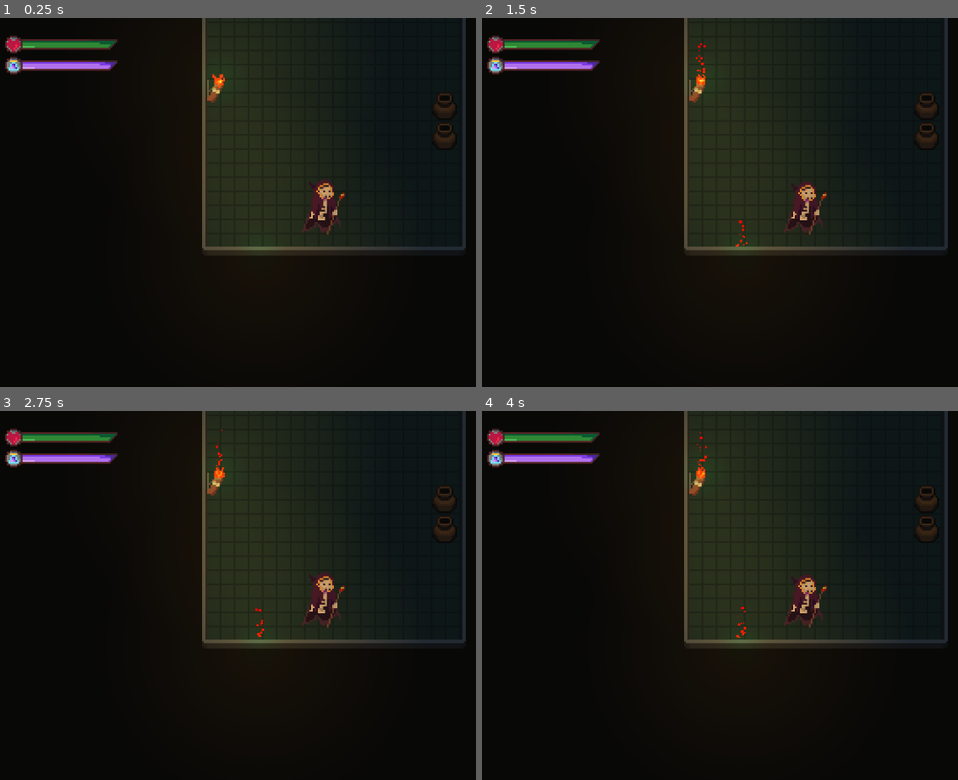
Above: before the commit, frames 1-4 (two rows, left to right).
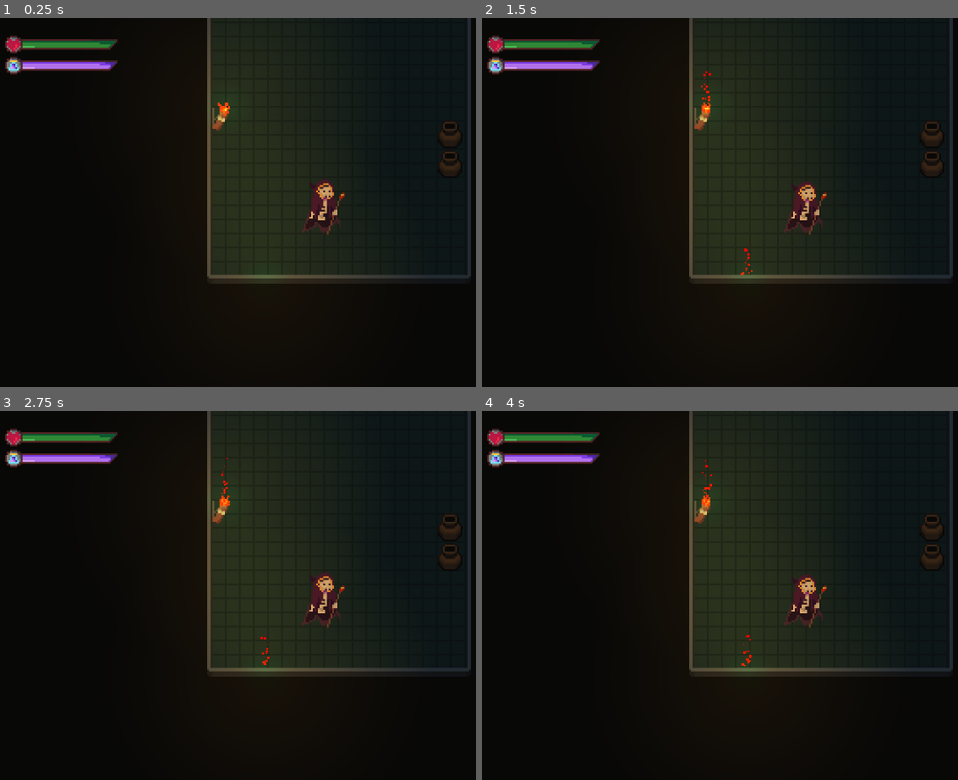
Above: after the commit, the same moments.

Repository: PercyGame/Necromancer-s-Quest-For-Power
Game: Godot game, scene res://map/the_awakening.tscn
The game is run twice, just before and just after one commit, with the same random seed, the same clock (stepped at 60 frames per second) and the same inputs. This scene is started directly instead of the project's main scene. The engine's default icon, where the game draws it, is replaced by a stand-in: a white triangle on a blue panel in a dark square.
Inputs:
- Up to frame 1 (0.25 s): no input
- Up to frame 2 (1.5 s): tap Enter at 0.5 s
- Up to frame 3 (2.75 s): no input
- Up to frame 4 (4 s): no input

The runs differ from the first frame. In frame 1, 5.2% of the frame differs, in the area x 42-99%, y 0-73%; in frame 2, 5.3%; in frame 3, 5.3%; in frame 4, 5.3%.

Commit message:
Update the_awakening.tscn

Diff:
--- a/map/the_awakening.tscn
+++ b/map/the_awakening.tscn
@@ -56,7 +56,7 @@
 position = Vector2(-56, 54)
 
 [node name="Player" parent="." instance=ExtResource("7_a74lt")]
-position = Vector2(3, 122)
+position = Vector2(0, 106)
 
 [node name="Jar4" parent="." instance=ExtResource("5_6puot")]
 position = Vector2(264, -56)
